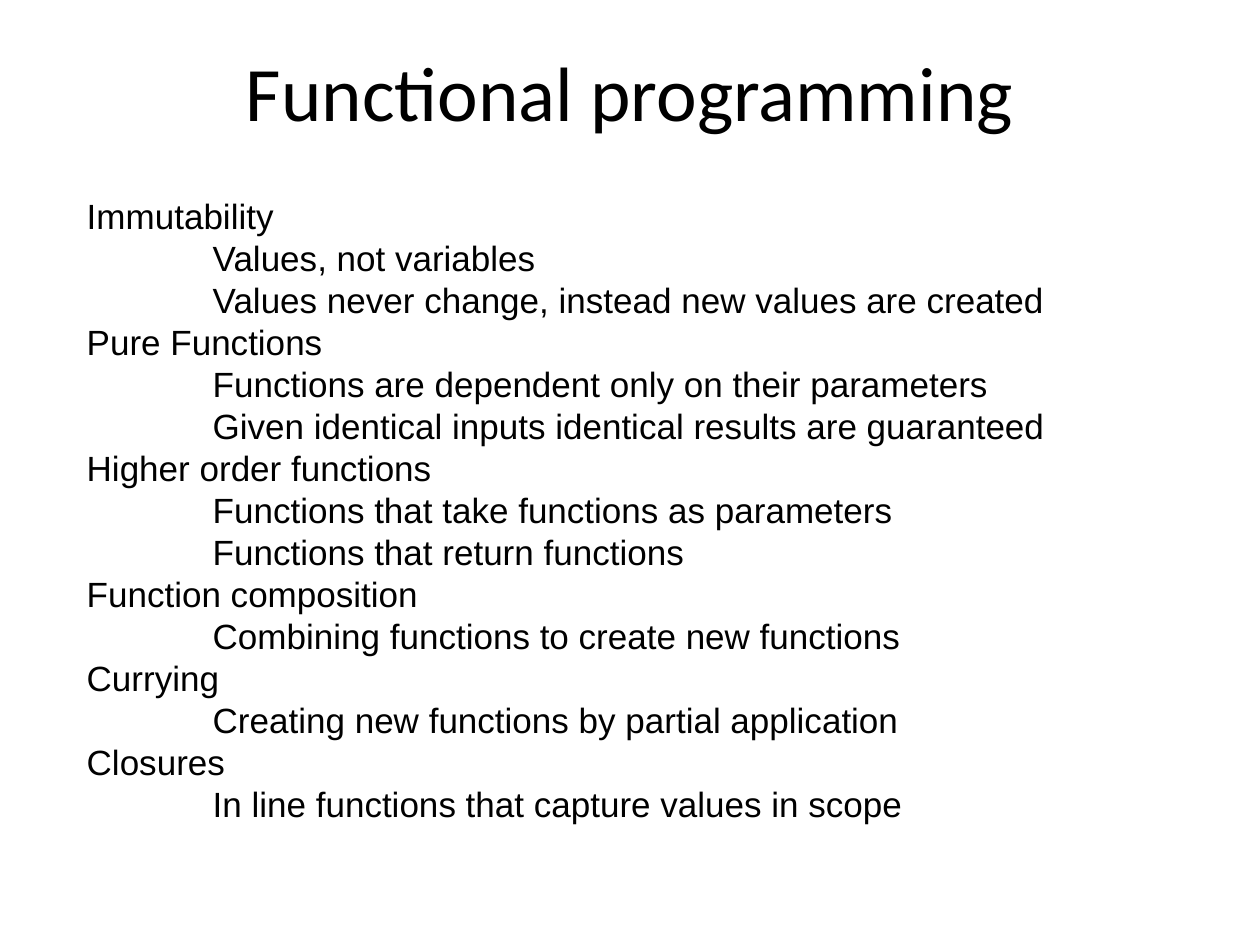
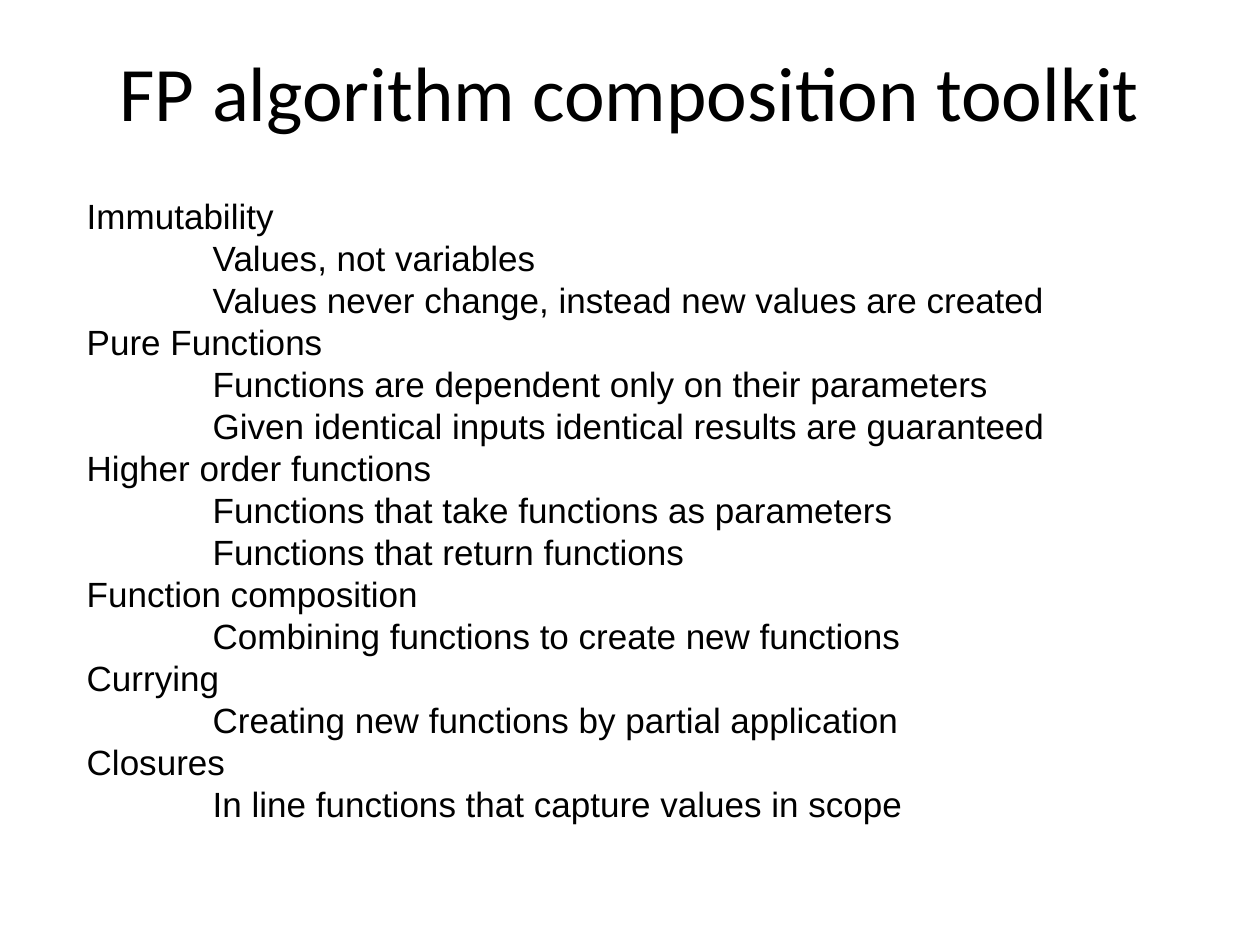
Before and after one commit to mlidbom/FSharpElevate, a slide deck: slide 7 of FSharp2.pptx (slide 6 before the commit). Drawn at 1260x945 pixels with LibreOffice and Linux fonts; fonts in the diff are those of the drawing. Boxes give left, top, right and bottom in pixels: in the first picture for what was removed or moved away, otherwise in the second. Text is boxed around its words. In the diff, an @@ line names an element or a change of style, - is before the commit and + after.

```diff
--- a/FSharp2.pptx
+++ b/FSharp2.pptx
@@ text in free at [120,67,1138,135]: text changed @@
-Functional programming
+FP algorithm composition toolkit
```
Also in this commit, not shown: 8 other slides changed, 1 slide added.
